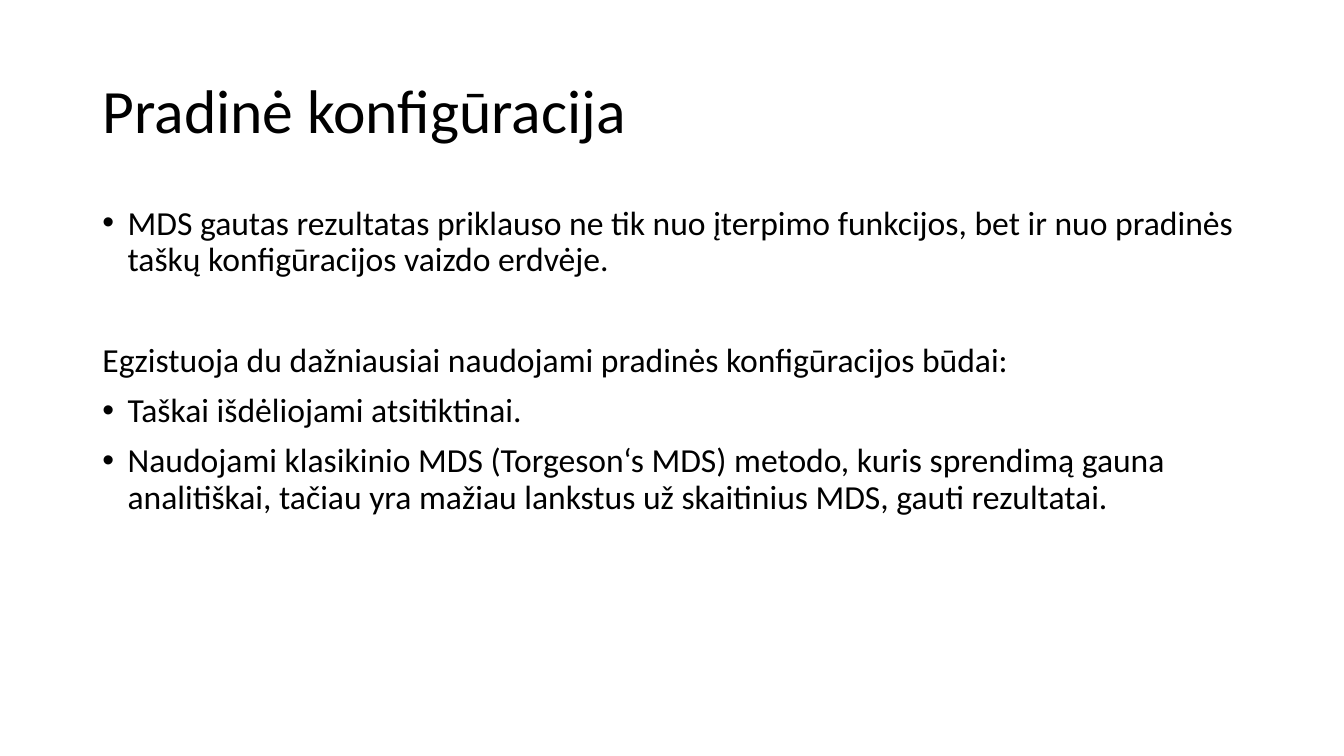
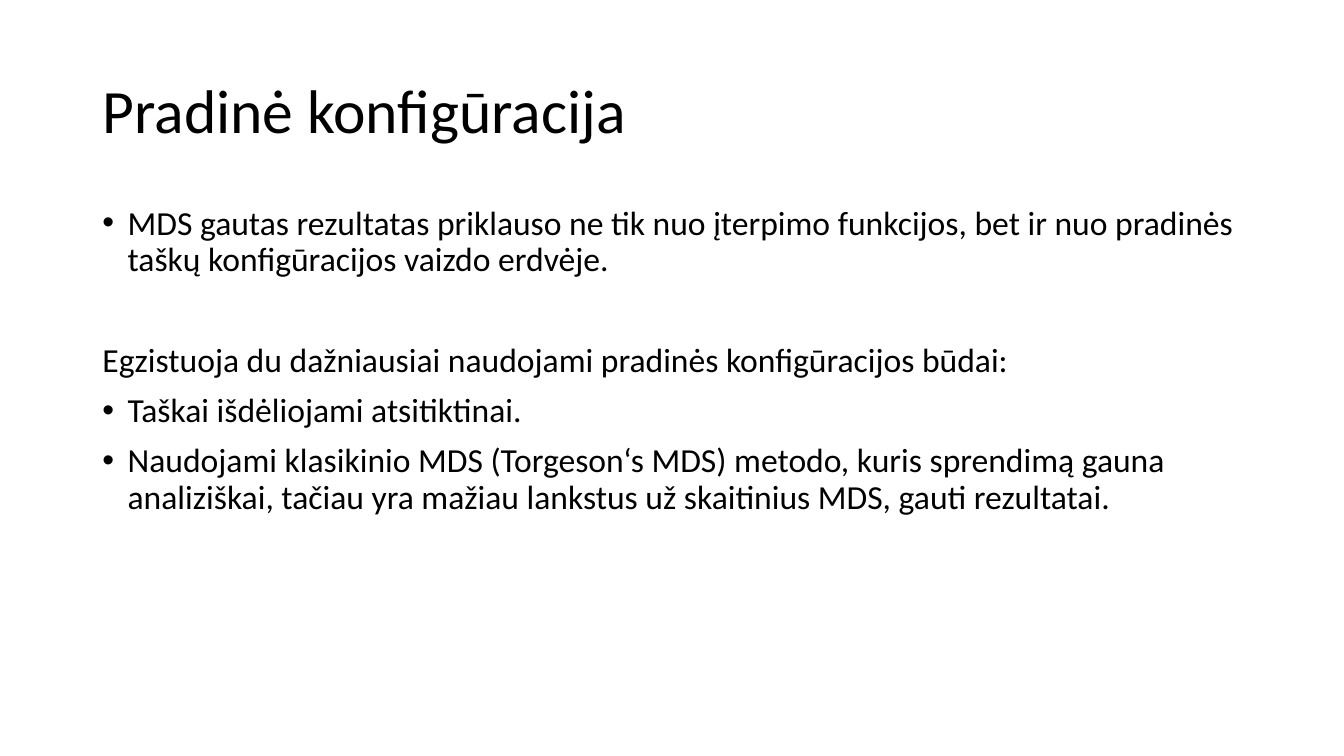
Before and after one commit to dovmar/PDVS, a slide deck: slide 18 of MDS/MDS_pristatymas.pptx. Drawn at 1344x756 pixels with LibreOffice and Linux fonts; fonts in the diff are those of the drawing. Boxes give left, top, right and bottom in pixels: in the first picture for what was removed or moved away, otherwise in the second. Text is boxed around its words. In the diff, an @@ line names an element or a change of style, - is before the commit and + after.

Commit message:
slides

```diff
--- a/MDS/MDS_pristatymas.pptx
+++ b/MDS/MDS_pristatymas.pptx
@@ text at (x1=128, y1=447, x2=1165, y2=515): text changed @@
-• Naudojami klasikinio MDS (Torgeson‘s MDS) metodo, kuris sprendimą gauna analitiškai, tačiau yra mažiau lankstus už skaitinius MDS, gauti rezultatai.
+• Naudojami klasikinio MDS (Torgeson‘s MDS) metodo, kuris sprendimą gauna analiziškai, tačiau yra mažiau lankstus už skaitinius MDS, gauti rezultatai.
```
Also in this commit, not shown: 1 other file.
